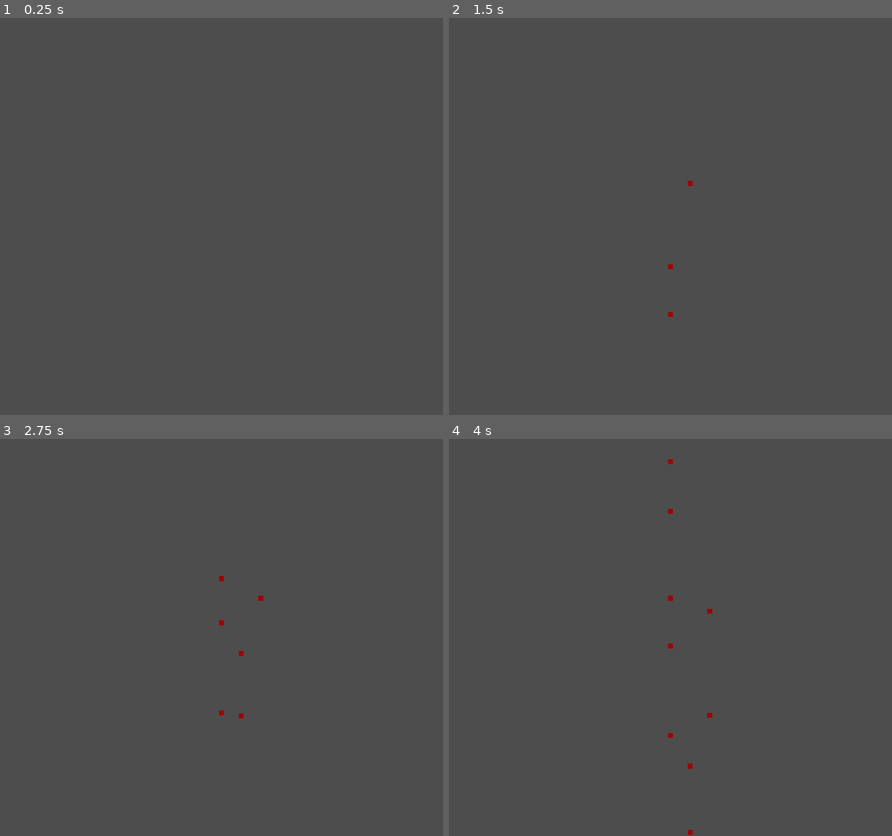
Above: before the commit, frames 1-4 (two rows, left to right).
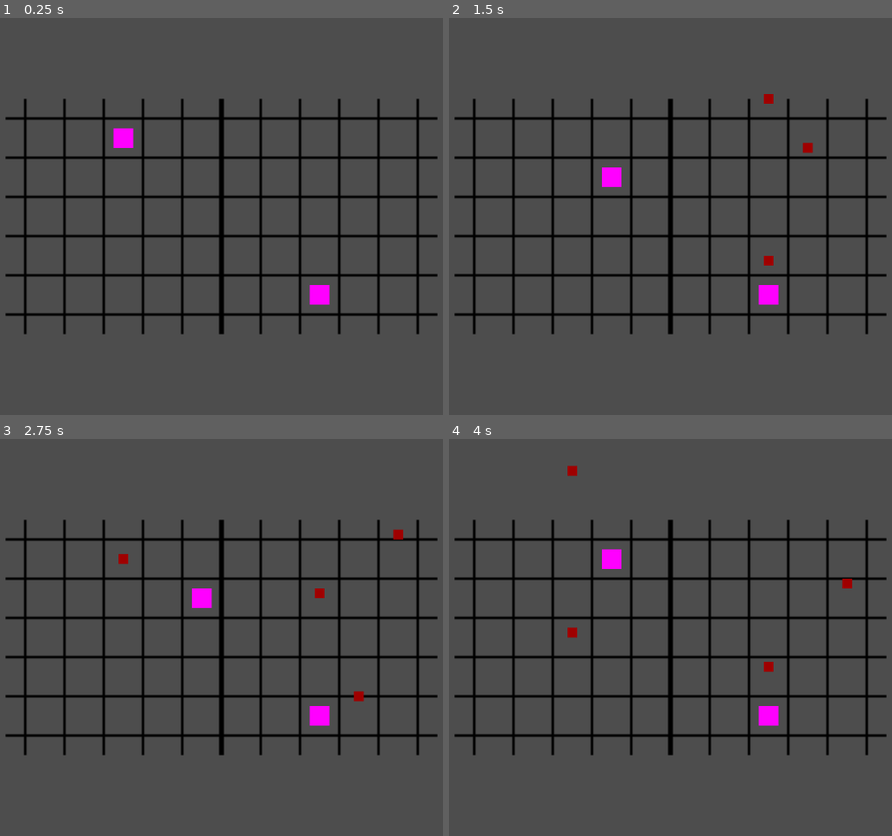
Above: after the commit, the same moments.

Repository: DieDyeDai/triangle-jam-25
Game: Godot game, scene res://World/World.tscn
Two runs of this game, one before a commit and one after it. Both use one fixed random seed, a clock stepped at 60 frames per second and the inputs below.
Inputs (mouse positions are in pixels of both pictures, inside the frame that each line leads up to):
- Up to frame 1 (0.25 s): no input
- Up to frame 2 (1.5 s): tap Enter at 0.5 s; move the mouse to (825, 196) at 0.52 s; hold G (right1) 0.53-1.28 s; tap X (basic1) at 0.6 s; tap / (basic2) at 0.8, 1.35 s; move the mouse to (528, 236) at 1.27 s; hold F (down1) from 1.28 s (still down)
- Up to frame 3 (2.75 s): tap X (basic1) at 1.55, 2.1 s; move the mouse to (292, 550) at 2.02 s; release F (down1) at 2.03 s; hold G (right1) from 2.03 s (still down); tap / (basic2) at 2.3 s
- Up to frame 4 (4 s): move the mouse to (635, 716) at 2.77 s; release G (right1) at 2.78 s; hold R (up1) 2.78-3.53 s; tap / (basic2) at 2.85, 3.8 s; tap X (basic1) at 3.05 s; move the mouse to (883, 697) at 3.52 s; hold D (left1) from 3.53 s (still down); tap Down (down2) at 3.6 s

The runs differ from the first frame. In frame 1, 9.3% of the frame differs, in the area x 1-99%, y 20-80%; in frame 2, 9.5%; in frame 3, 9.5%; in frame 4, 9.6%, in the area x 1-99%, y 5-100%.

Commit message:
general improvements

Diff:
--- a/Attacks/Basic.tscn
+++ b/Attacks/Basic.tscn
@@ -11,3 +11,7 @@
 [node name="Sprite2D" type="Sprite2D" parent="."]
 modulate = Color(0.623529, 0.301961, 0, 1)
 texture = SubResource("PlaceholderTexture2D_vhf7h")
+
+[node name="Label" type="Label" parent="."]
+offset_right = 245.0
+offset_bottom = 37.0
--- a/Attacks/basic.gd
+++ b/Attacks/basic.gd
@@ -1,41 +1,43 @@
 extends Hitbox
 
 var movement_timer : Timer = null
-var movement_cd : float
+var speed : int
+
+var movement_tween : Tween = null
 
 var dir : Vector2i
 
+@onready var label: Label = $Label
+
 # Called when the node enters the scene tree for the first time.
 func _ready() -> void:
-	movement_timer.start()
+	pass
 
 @warning_ignore("shadowed_variable")
-func initialize(pos: Vector2i, dir: Vector2i, speed: float) -> void:
+func initialize(pos: Vector2i, dir: Vector2i, speed: int) -> void:
 	self.positions = [pos]
 	self.base_position = pos
 	self.dir = dir
+	self.speed = speed
 
-	global_position = pos * 32
+	global_position = Globals.get_global_position(pos)
 	#visible = true
 
-	movement_timer = Timer.new()
-	movement_timer.set_wait_time(speed)
-	movement_cd = speed
-	movement_timer.set_one_shot(false)
-	movement_timer.set_autostart(false)
+# Called every frame. 'delta' is the elapsed time since the previous frame.
+#var warped : bool = false
 
-	movement_timer.timeout.connect(do_move)
+func _physics_process(_delta: float) -> void:
 
-	add_child(movement_timer)
+	global_position += Vector2(speed * dir)
 
-# Called every frame. 'delta' is the elapsed time since the previous frame.
-func _process(_delta: float) -> void:
-	pass
+	base_position = Globals.get_pos(global_position)
 
-func do_move():
-	super.move(dir)
-	if !is_inbounds():
-		start_free_timer()
-	var movement_tween = create_tween()
-	movement_tween.tween_property(self, "global_position", Vector2(base_position * 32), movement_cd).set_ease(Tween.EASE_OUT).set_trans(Tween.TRANS_QUAD)
-	movement_timer.start()
+	#p.y = floor(float(global_position.y + (3.5 * TILE_SIZE)) / TILE_SIZE)label.text = str(base_position) + "   " + "%.2v" % global_position
+
+	# TODO: warp
+
+	if Globals.should_warp(global_position, dir):
+		#print(global_position)
+		#print(dir)
+		#print("warp")
+		global_position = Globals.get_warp_position(global_position)
--- a/Globals.gd
+++ b/Globals.gd
@@ -1,6 +1,37 @@
 extends Node
 
+const TILE_SIZE : int = 32
+
 const Y_UPPER : int = 5
-const Y_LOWER : int = -5
+const Y_LOWER : int = -4
 const X_UPPER : int = 2
 const X_LOWER : int = -2
+
+func get_global_position(pos: Vector2i) -> Vector2:
+
+	if pos.y > 0:
+		return TILE_SIZE * Vector2(pos.x + 2.5, pos.y - 3)
+	else:
+		return TILE_SIZE * Vector2(pos.x - 2.5, pos.y + 2)
+
+func get_pos(global_position: Vector2) -> Vector2i:
+	var p: Vector2i = Vector2i.ZERO
+	if global_position.x < 0:
+		p.x = floor(float(global_position.x + (3 * TILE_SIZE)) / TILE_SIZE)
+		p.y = floor(float(global_position.y + (-1.5 * TILE_SIZE)) / TILE_SIZE)
+	else:
+		p.x = floor(float(global_position.x + (-2 * TILE_SIZE)) / TILE_SIZE)
+		p.y = floor(float(global_position.y + (3.5 * TILE_SIZE)) / TILE_SIZE)
+	return p
+
+func should_warp(global_position: Vector2, dir: Vector2i) -> bool:
+	return (
+		(global_position.x < 0 and global_position.y > 3 * TILE_SIZE and dir.y > 0)
+		or (global_position.x > 0 and global_position.y < -3 * TILE_SIZE and dir.y < 0)
+	)
+
+func get_warp_position(global_position: Vector2) -> Vector2:
+	if global_position.x < 0:
+		return Vector2(global_position.x + 5 * TILE_SIZE, -1 * global_position.y)
+	else:
+		return Vector2(global_position.x - 5 * TILE_SIZE, -1 * global_position.y)
--- a/Grid.gd
+++ b/Grid.gd
@@ -1,4 +1,6 @@
 class_name Grid extends Node
+
+const PLAYER = preload("res://Player/Player.tscn")
 
 var p1 : Player
 var p2 : Player
@@ -7,12 +9,13 @@
 var p2_hitboxes : Node = null
 
 func _ready() -> void:
+
 	##Ensure hitboxes and movement are processed last.
 	# process_physics_priority = 1
 	set_deferred("process_physics_priority", 1)
 
-	p1 = Player.new()
-	p2 = Player.new()
+	p1 = PLAYER.instantiate()
+	p2 = PLAYER.instantiate()
 	p1.initialize(true, false, self)
 	p2.initialize(false, true, self)
 	add_child(p1)
@@ -23,9 +26,15 @@
 	add_child(p1_hitboxes)
 	add_child(p2_hitboxes)
 
+var ct : int = 1
 func _physics_process(_delta: float) -> void:
 	process_hitboxes()
 
+	#ct = (ct + 1) % 10
+	if ct == 0:
+		print(Globals.get_pos(p1.get_global_mouse_position()))
+		print("1:" + str(p1.pos))
+		print("2:" + str(p2.pos))
 
 func process_hitboxes() -> void:
 	if not p1.get_has_iframes():
--- a/Hitbox.gd
+++ b/Hitbox.gd
@@ -1,7 +1,9 @@
 class_name Hitbox extends Node2D
 
-var positions : Array
-var base_position : Vector2i
+var target_positions: Array = []
+
+var positions : Array = []
+var base_position : Vector2i = Vector2i.ZERO
 
 #signal remove(node: Hitbox)
 
--- a/Player/Player.gd
+++ b/Player/Player.gd
@@ -7,6 +7,7 @@
 
 var grid : Grid
 
+var target_pos : Vector2i
 var pos : Vector2i
 
 var isP1 : bool = false
@@ -17,14 +18,19 @@
 var Y_LOWER : int
 var Y_UPPER : int
 
+var movement_tween : Tween = null
+
 var movement_timer : Timer = null
 const MOVEMENT_CD : float = 0.25
+const MOVEMENT_BUFFER : float = 0.2
 
 var iframes_timer : Timer = null
 const IFRAMES : float = 1
 
 var basic_attack_timer : Timer = null
 const BASIC_ATTACK_CD : float = 0.25
+
+var movement_locked : bool = false
 
 func _ready():
 
@@ -57,21 +63,28 @@
 	self.grid = grid
 	if p1:
 		isP1 = true
-		pos = Vector2i(0,-5)
-		Y_LOWER = -5
-		Y_UPPER = -1
+		pos = Vector2i(0,-4)
+		target_pos = Vector2i(0, -4)
+		Y_LOWER = -4
+		Y_UPPER = 0
 	elif p2:
 		isP2 = true
 		pos = Vector2i(0,5)
+		target_pos = Vector2i(0, 5)
 		Y_LOWER = 1
 		Y_UPPER = 5
 	else:
 		push_warning("DID NOT INITIALIZE TO P1 OR P2")
-	global_position = pos * 32
+	global_position = Globals.get_global_position(pos)
 
 var movement_input : String
 
 func _physics_process(_delta: float) -> void:
+
+	pos = Globals.get_pos(global_position)
+
+	movement_locked = not basic_attack_timer.is_stopped()
+
 	movement_input = get_movement_input()
 	if movement_input:
 		move(movement_input)
@@ -106,7 +119,7 @@
 			if Input.is_action_just_pressed("basic1"):
 				basic_attack_timer.start()
 				var atk = BASIC_ATTACK.instantiate()
-				atk.initialize(pos, Vector2i(0,1), 0.2)
+				atk.initialize(pos, Vector2i(0,1), 4)
 				grid.p1_hitboxes.add_child(atk)
 
 				print("1basic")
@@ -114,42 +127,89 @@
 			if Input.is_action_just_pressed("basic2"):
 				basic_attack_timer.start()
 				var atk = BASIC_ATTACK.instantiate()
-				atk.initialize(pos, Vector2i(0,-1), 0.2)
+				atk.initialize(pos, Vector2i(0,-1), 4)
 				grid.p2_hitboxes.add_child(atk)
 
 				print("2basic")
 	return ""
 
+var already_buffered_move : bool = false
 func move(dir: String):
-
-	if movement_timer.is_stopped():
-		var did_move : bool = false
-		match dir:
-			"up":
-				if pos.y > Y_LOWER:
-					pos.y -= 1
-					did_move = true
-			"down":
-				if pos.y < Y_UPPER:
-					pos.y += 1
-					did_move = true
-			"left":
-				if pos.x > X_LOWER:
-					pos.x -= 1
-					did_move = true
-			"right":
-				if pos.x < X_UPPER:
-					pos.x += 1
-					did_move = true
-			_:
-				pass
-		if did_move:
-			moved.emit(dir)
-			movement_timer.start()
-			if isP1:
-				print("1" + str(dir))
-			else:
-				print("2" + str(dir))
+	#var did_move : bool = false
+	#var buffered_move : bool = false
+	#if not already_buffered_move:
+	match dir:
+		"up":
+			if pos.y > Y_LOWER:
+				_move(dir)
+				#print("up")
+				##pos.y -= 1
+				#did_move = movement_timer.is_stopped()
+				#buffered_move = movement_timer.get_time_left() < MOVEMENT_BUFFER
+		"down":
+			if pos.y < Y_UPPER:
+				_move(dir)
+				#print("down")
+				##pos.y += 1
+				#did_move = movement_timer.is_stopped()
+				#buffered_move = movement_timer.get_time_left() < MOVEMENT_BUFFER
+		"left":
+			if pos.x > X_LOWER:
+				_move(dir)
+				#print("left")
+				##pos.x -= 1
+				#did_move = movement_timer.is_stopped()
+				#buffered_move = movement_timer.get_time_left() < MOVEMENT_BUFFER
+		"right":
+			if pos.x < X_UPPER:
+				_move(dir)
+				#print("right")
+				##pos.x += 1
+				#did_move = movement_timer.is_stopped()
+				#buffered_move = movement_timer.get_time_left() < MOVEMENT_BUFFER
+		_:
+			pass
+	#print(buffered_move)
+	#print(movement_timer.get_time_left())
+	#
+	#if did_move:
+		#_move(dir)
+	#
+	#elif buffered_move:
+		##already_buffered_move = true
+		#print("buffering")
+		#await movement_timer.timeout
+		#already_buffered_move = false
+		#_move(dir)
+
+
+func _move(dir):
+	global_position = Globals.get_global_position(target_pos)
+
+	match dir:
+		"up":
+			target_pos.y -= 1
+		"down":
+			target_pos.y += 1
+		"left":
+			target_pos.x -= 1
+		"right":
+			target_pos.x += 1
+
+	movement_timer.start()
+
+	moved.emit(dir)
+
+	if movement_tween:
+		movement_tween.kill()
+	movement_tween = create_tween()
+	movement_tween.tween_property(self, "global_position", Globals.get_global_position(target_pos), MOVEMENT_CD*0.8).set_ease(Tween.EASE_OUT).set_trans(Tween.TRANS_QUAD)
+	movement_timer.start()
+	if isP1:
+		print("1" + str(dir))
+	else:
+		print("2" + str(dir))
+
 func basic_attack() -> void:
 
 	pass
--- a/Player/Player.tscn
+++ b/Player/Player.tscn
@@ -1,12 +1,55 @@
-[gd_scene load_steps=3 format=3 uid="uid://epjd8851dbba"]
+[gd_scene load_steps=6 format=3 uid="uid://epjd8851dbba"]
 
 [ext_resource type="Script" path="res://Player/Player.gd" id="1_ks1q2"]
 
 [sub_resource type="PlaceholderTexture2D" id="PlaceholderTexture2D_k2ae0"]
 size = Vector2(16, 16)
 
+[sub_resource type="Animation" id="Animation_0qte0"]
+resource_name = "hurt"
+length = 0.500002
+step = 0.0166667
+tracks/0/type = "value"
+tracks/0/imported = false
+tracks/0/enabled = true
+tracks/0/path = NodePath("Sprite2D:modulate")
+tracks/0/interp = 1
+tracks/0/loop_wrap = true
+tracks/0/keys = {
+"times": PackedFloat32Array(0),
+"transitions": PackedFloat32Array(1),
+"update": 0,
+"values": [Color(1, 0, 0, 1)]
+}
+
+[sub_resource type="Animation" id="Animation_r1e1u"]
+length = 0.001
+tracks/0/type = "value"
+tracks/0/imported = false
+tracks/0/enabled = true
+tracks/0/path = NodePath("Sprite2D:modulate")
+tracks/0/interp = 1
+tracks/0/loop_wrap = true
+tracks/0/keys = {
+"times": PackedFloat32Array(0),
+"transitions": PackedFloat32Array(1),
+"update": 0,
+"values": [Color(1, 1, 1, 1)]
+}
+
+[sub_resource type="AnimationLibrary" id="AnimationLibrary_wi3s0"]
+_data = {
+"RESET": SubResource("Animation_r1e1u"),
+"hurt": SubResource("Animation_0qte0")
+}
+
 [node name="Player" type="Node2D"]
 script = ExtResource("1_ks1q2")
 
 [node name="Sprite2D" type="Sprite2D" parent="."]
 texture = SubResource("PlaceholderTexture2D_k2ae0")
+
+[node name="AnimationPlayer" type="AnimationPlayer" parent="."]
+libraries = {
+"": SubResource("AnimationLibrary_wi3s0")
+}
--- a/World/World.tscn
+++ b/World/World.tscn
@@ -1,10 +1,17 @@
-[gd_scene load_steps=2 format=3 uid="uid://jxkto7hmykar"]
+[gd_scene load_steps=4 format=3 uid="uid://jxkto7hmykar"]
 
 [ext_resource type="Script" path="res://Grid.gd" id="1_ai0f6"]
+[ext_resource type="Script" path="res://World/world.gd" id="1_g3l0a"]
+[ext_resource type="Texture2D" uid="uid://baw1qhvbchl2e" path="res://Assets/grid.png" id="3_hxycp"]
 
 [node name="World" type="Node2D"]
+script = ExtResource("1_g3l0a")
 
 [node name="Grid" type="Node" parent="."]
 script = ExtResource("1_ai0f6")
 
-[node name="Camera2D" type="Camera2D" parent="."]
+[node name="Camera2D" type="Camera2D" parent="Grid"]
+zoom = Vector2(2, 2)
+
+[node name="Sprite2D" type="Sprite2D" parent="Grid"]
+texture = ExtResource("3_hxycp")
--- /dev/null
+++ b/World/world.gd
@@ -0,0 +1,11 @@
+extends Node2D
+
+
+# Called when the node enters the scene tree for the first time.
+func _ready() -> void:
+	pass
+
+
+# Called every frame. 'delta' is the elapsed time since the previous frame.
+func _process(_delta: float) -> void:
+	pass
Binary file added: Assets/grid.ase
Binary file added: Assets/grid.png
Not shown, added: Assets/grid.png.import
